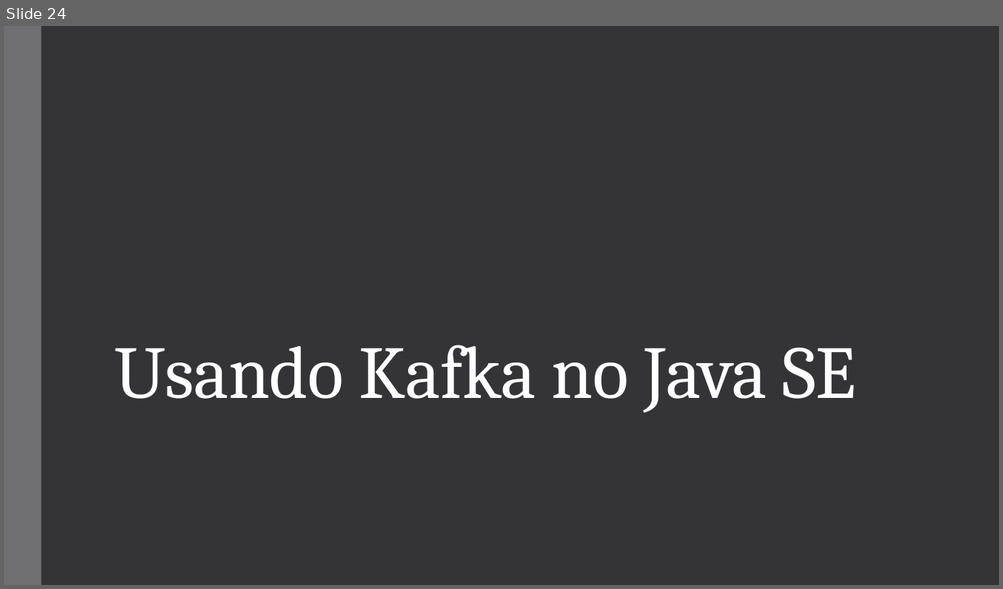
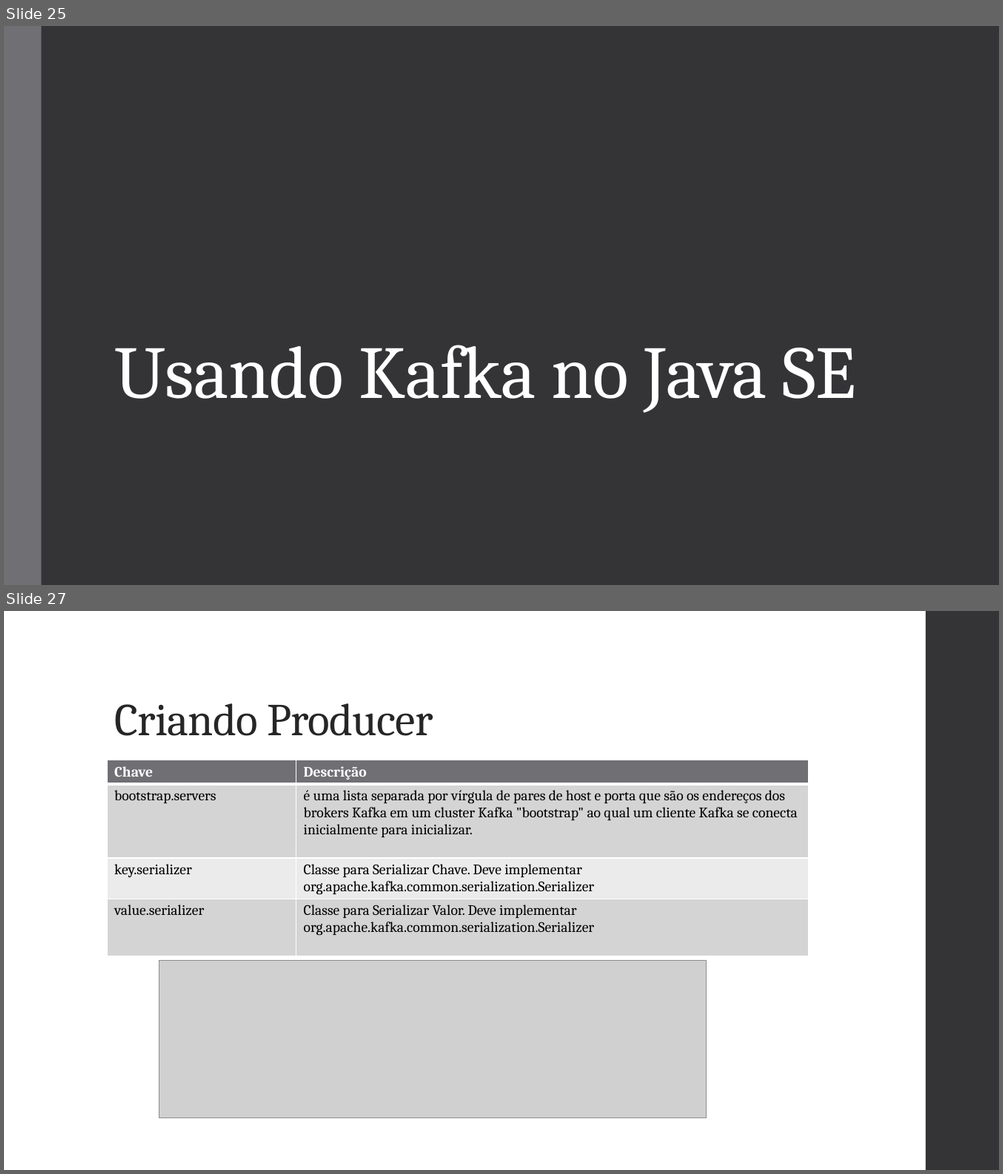
Before and after one commit to vepo/kafka-intro, a slide deck: Kafka.pptx. Shown one above the other, each under a label of ours: slide 24 before the commit, slides 25 and 27 after it; the slides between them are not shown. The pictures are 1003x589 and 1003x1174 pixels, drawn with LibreOffice and Linux fonts; fonts in the diff are those of the drawing; grey boxes stand for pictures. Boxes give left, top, right and bottom in pixels: in the first picture for what was removed or moved away, otherwise in the second. Text is boxed around its words. In the diff, an @@ line names an element or a change of style, - is before the commit and + after.

```diff
--- a/Kafka.pptx
+++ b/Kafka.pptx
@@ slide 27 added at <box>4,611,999,1170</box>, background #FFFFFF @@
@@ rectangle added at <box>925,611,999,1170</box>, fill #353537 @@
@@ title added at <box>114,703,433,736</box>, 44 pt, text #262626 @@
+Criando Producer
@@ table added at <box>107,760,808,961</box>, 4 rows, 2 columns @@
+Chave | Descrição
+bootstrap.servers | é uma lista separada por vírgula de pares de host e porta que são os endereços dos brokers Kafka em um cluster Kafka "bootstrap" ao qual um cliente Kafka se conecta inicialmente para inicializar.
+key.serializer | Classe para Serializar Chave. Deve implementar org.apache.kafka.common.serialization.Serializer
+value.serializer | Classe para Serializar Valor. Deve implementar org.apache.kafka.common.serialization.Serializer
@@ picture added at <box>159,961,706,1119</box> @@
@@ what was slide 24 is now slide 25 @@
```
Also in this commit, not shown: 3 slides changed, 9 other slides added, 1 slide removed, 5 other files.
